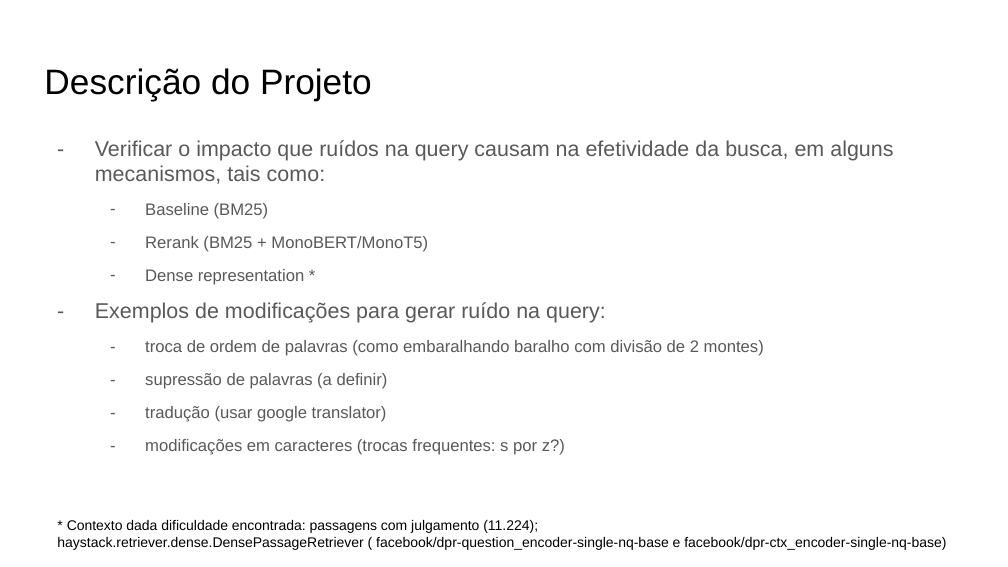
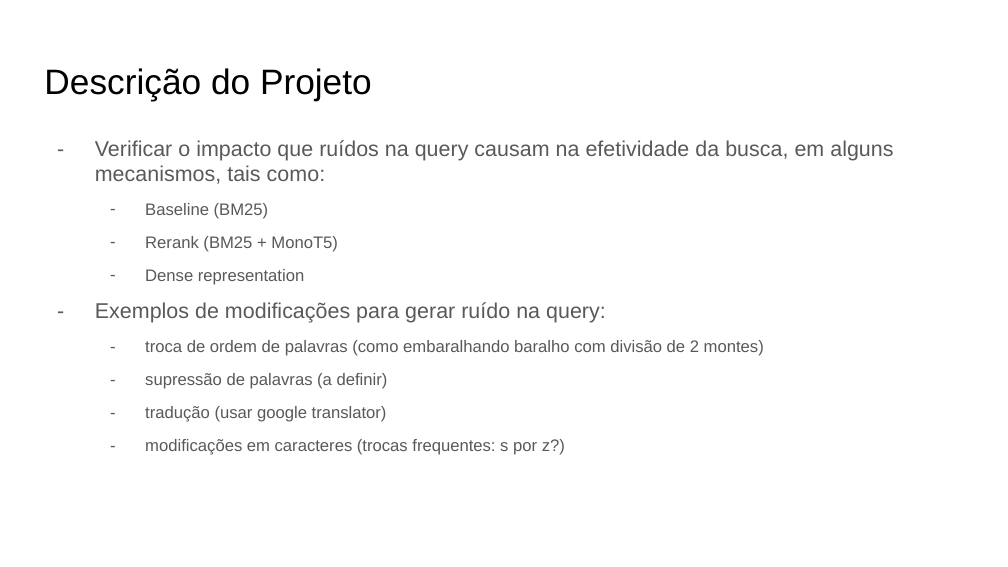
Before and after one commit to leonardo3108/robustez-query, a slide deck: slide 2 of docs/Apresentação 2 - 20211111.pptx. Drawn at 1008x567 pixels with LibreOffice and Linux fonts; fonts in the diff are those of the drawing. Boxes give left, top, right and bottom in pixels: in the first picture for what was removed or moved away, otherwise in the second. Text is boxed around its words. In the diff, an @@ line names an element or a change of style, - is before the commit and + after.

```diff
--- a/docs/Apresentação 2 - 20211111.pptx
+++ b/docs/Apresentação 2 - 20211111.pptx
@@ text at [145,236,338,285]: text changed @@
-  – Rerank (BM25 + MonoBERT/MonoT5)
-  – Dense representation *
+  – Rerank (BM25 + MonoT5)
+  – Dense representation
@@ text removed at [57,520,946,550] @@
-* Contexto dada dificuldade encontrada: passagens com julgamento (11.224);
-haystack.retriever.dense.DensePassageRetriever ( facebook/dpr-question_encoder-single-nq-base e facebook/dpr-ctx_encoder-single-nq-base)
```
Also in this commit, not shown: 2 other slides changed, 1 slide removed.
